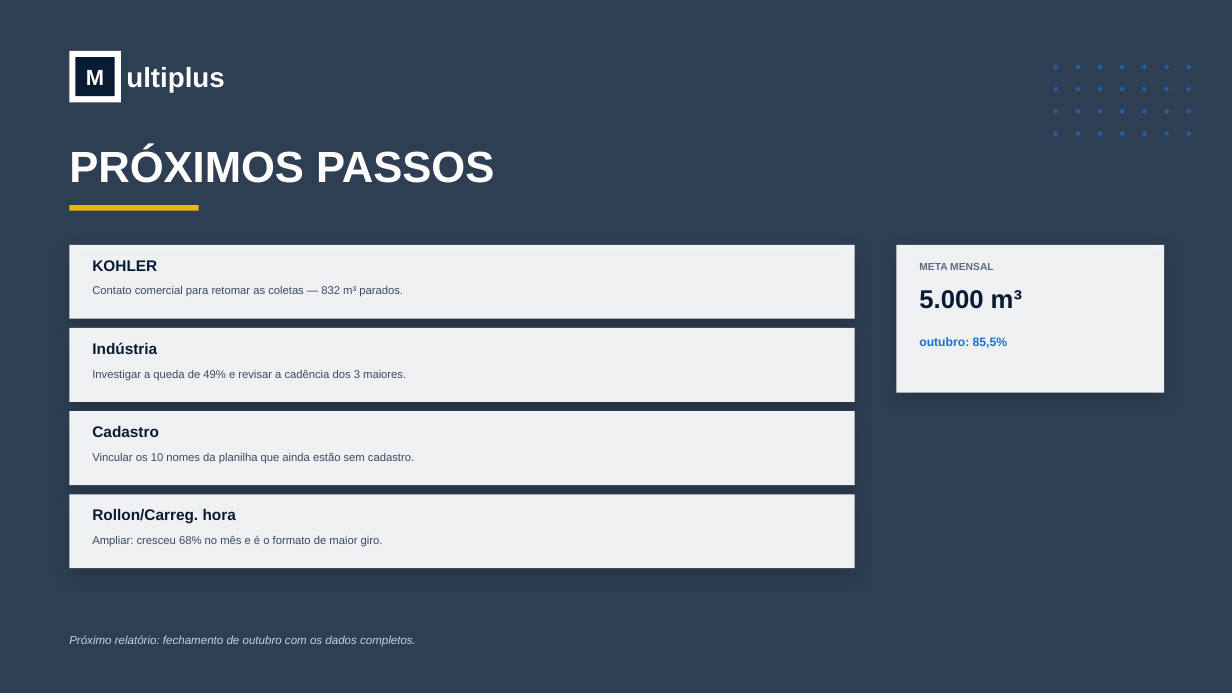
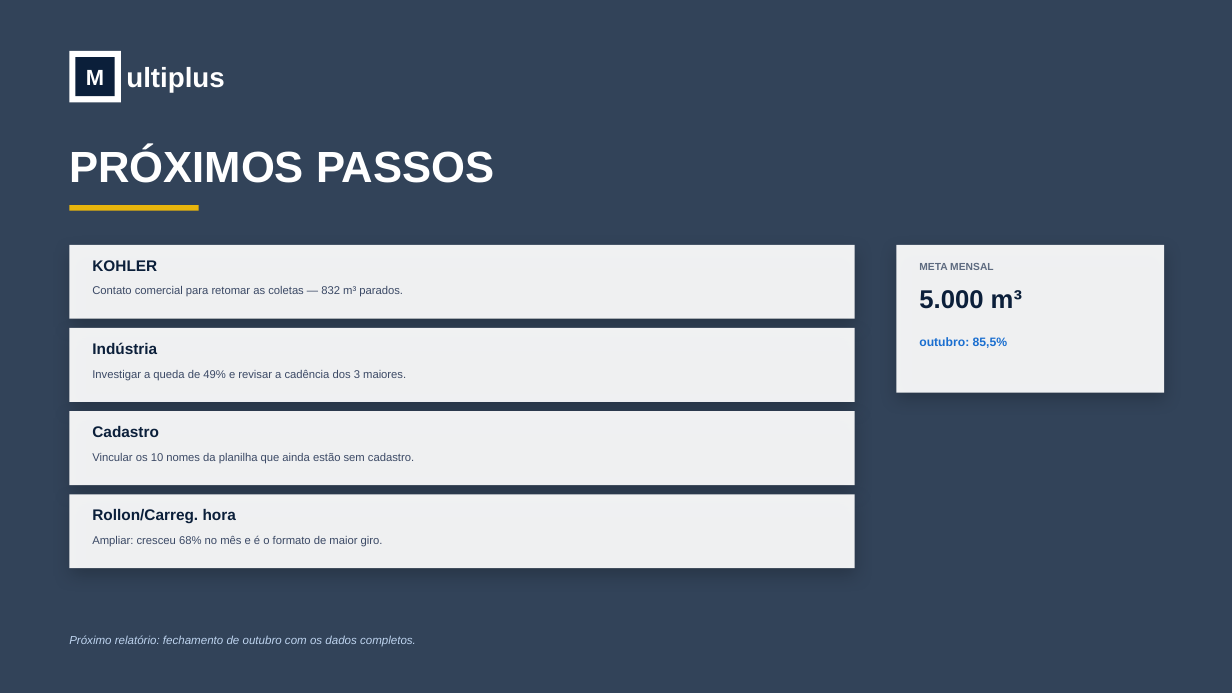
Before and after one commit to philippbrmultiplus-rgb/multiplus-crm, a slide deck: slide 17 of public/apresentacao-paulinia-outubro-2026.pptx (slide 13 before the commit). Drawn at 1232x693 pixels with LibreOffice and Linux fonts; fonts in the diff are those of the drawing; background and template pictures are left out. Boxes give left, top, right and bottom in pixels: in the first picture for what was removed or moved away, otherwise in the second. Text is boxed around its words. In the diff, an @@ line names an element or a change of style, - is before the commit and + after.

```diff
--- a/public/apresentacao-paulinia-outubro-2026.pptx
+++ b/public/apresentacao-paulinia-outubro-2026.pptx
@@ rectangle at bbox=[0, 0, 1232, 693]: fill #081B33 at 84% opacity to #0B1F3A at 84% opacity @@
@@ ellipse removed at bbox=[1054, 65, 1058, 69] @@
@@ ellipse removed at bbox=[1054, 87, 1058, 91] @@
@@ ellipse removed at bbox=[1076, 65, 1080, 69] @@
@@ ellipse removed at bbox=[1076, 87, 1080, 91] @@
@@ ellipse removed at bbox=[1098, 65, 1103, 69] @@
@@ ellipse removed at bbox=[1098, 87, 1103, 91] @@
@@ ellipse removed at bbox=[1120, 65, 1125, 69] @@
@@ ellipse removed at bbox=[1120, 87, 1125, 91] @@
@@ ellipse removed at bbox=[1142, 65, 1147, 69] @@
@@ ellipse removed at bbox=[1142, 87, 1147, 91] @@
@@ ellipse removed at bbox=[1165, 65, 1169, 69] @@
@@ ellipse removed at bbox=[1165, 87, 1169, 91] @@
@@ ellipse removed at bbox=[1187, 65, 1191, 69] @@
@@ ellipse removed at bbox=[1187, 87, 1191, 91] @@
@@ ellipse removed at bbox=[1054, 109, 1058, 114] @@
@@ ellipse removed at bbox=[1076, 109, 1080, 114] @@
@@ ellipse removed at bbox=[1098, 109, 1103, 114] @@
@@ ellipse removed at bbox=[1120, 109, 1125, 114] @@
@@ ellipse removed at bbox=[1142, 109, 1147, 114] @@
@@ ellipse removed at bbox=[1165, 109, 1169, 114] @@
@@ ellipse removed at bbox=[1187, 109, 1191, 114] @@
@@ ellipse removed at bbox=[1054, 131, 1058, 136] @@
@@ ellipse removed at bbox=[1076, 131, 1080, 136] @@
@@ ellipse removed at bbox=[1098, 131, 1103, 136] @@
@@ ellipse removed at bbox=[1120, 131, 1125, 136] @@
@@ ellipse removed at bbox=[1142, 131, 1147, 136] @@
@@ ellipse removed at bbox=[1165, 131, 1169, 136] @@
@@ ellipse removed at bbox=[1187, 131, 1191, 136] @@
```
Also in this commit, not shown: 12 other slides changed, 4 slides added.
